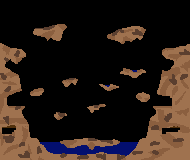
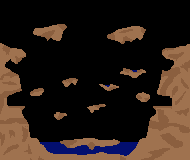
Comparing the layer stacks of the two w=190, h=160 images. Changes:
hid "oil_coal" over [2, 128, 180, 134]
hid "tunnel", painted on it over [2, 124, 180, 128]
removed layer "earth3" over [0, 25, 190, 160]
